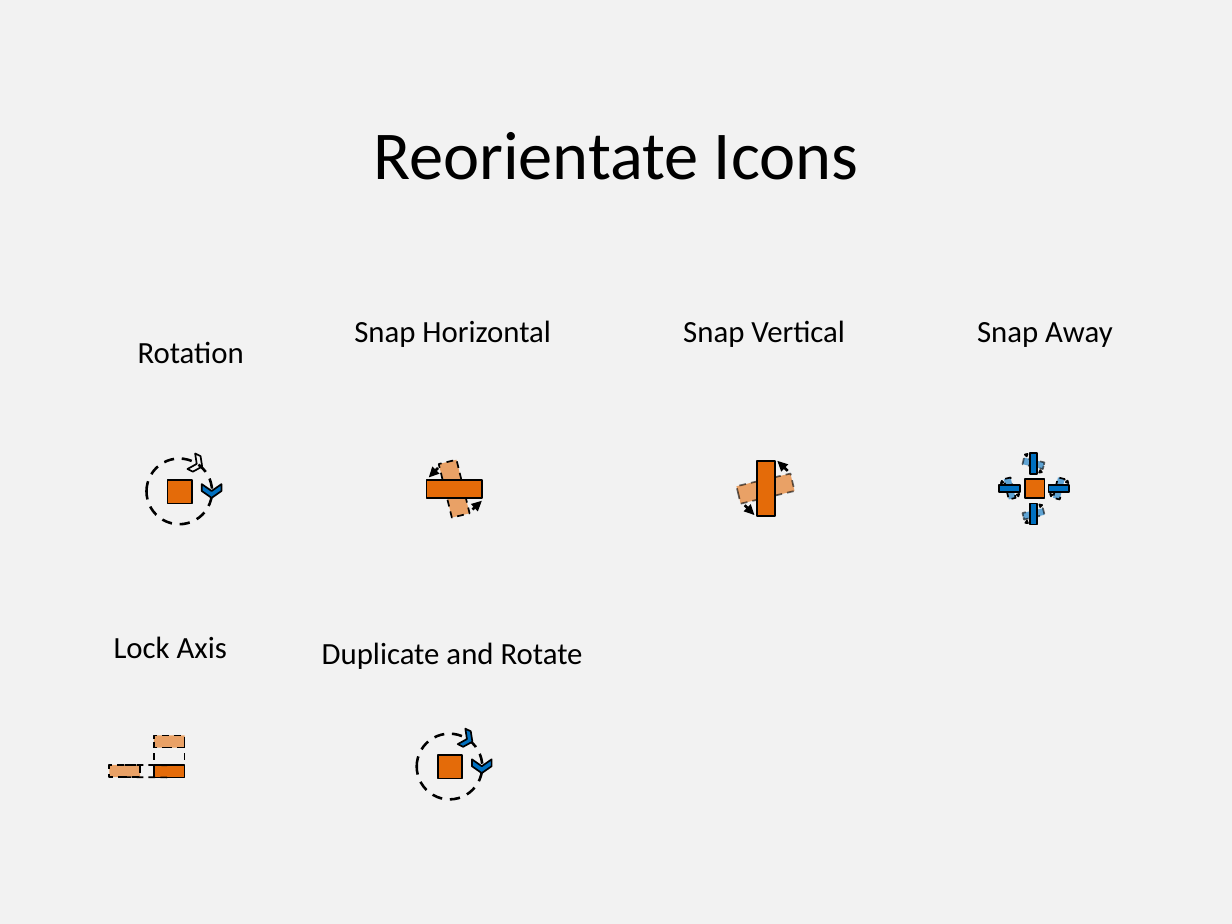
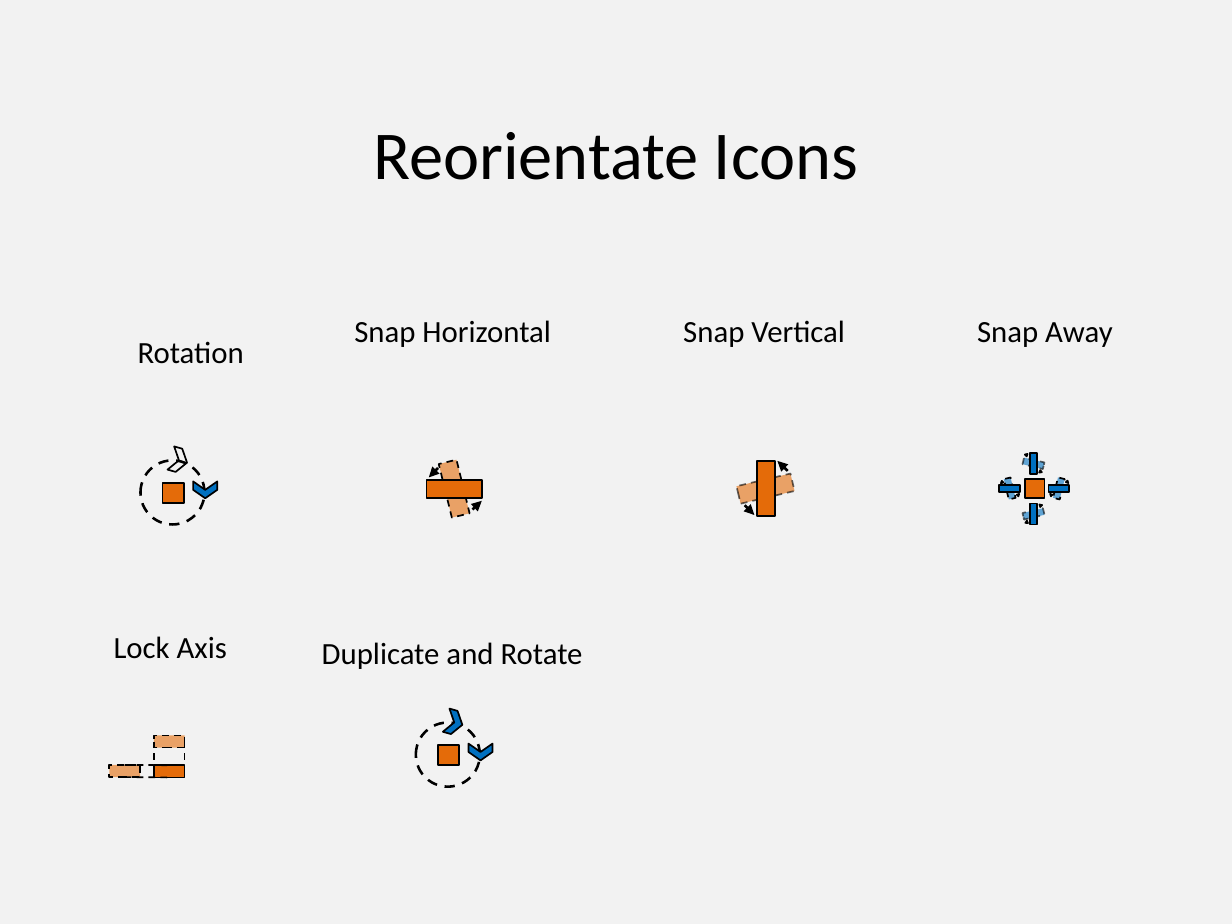
Before and after one commit to PowerPointLabs/PowerPointLabs, a slide deck: slide 6 of doc/Icons-PositionsLab.pptx. Drawn at 1232x924 pixels with LibreOffice and Linux fonts; fonts in the diff are those of the drawing. Boxes give left, top, right and bottom in pixels: in the first picture for what was removed or moved away, otherwise in the second. Text is boxed around its words. In the diff, an @@ line names an element or a change of style, - is before the commit and + after.

```diff
--- a/doc/Icons-PositionsLab.pptx
+++ b/doc/Icons-PositionsLab.pptx
@@ chevron at box(167, 447, 190, 475): rotation 26 to 15 degrees @@
@@ ellipse: place and size @@
-ellipse at box(147, 458, 212, 524)
+ellipse at box(140, 461, 205, 525)
@@ rectangle: place and size @@
-rectangle at box(168, 480, 192, 504)
+rectangle at box(163, 483, 184, 504)
@@ chevron: place and size @@
-chevron at box(201, 485, 221, 498)
+chevron at box(193, 482, 218, 499)
@@ chevron at box(443, 709, 466, 737): rotation 26 to 15 degrees @@
@@ ellipse: place and size @@
-ellipse at box(416, 734, 482, 800)
+ellipse at box(416, 722, 480, 786)
@@ rectangle: place and size @@
-rectangle at box(437, 755, 462, 779)
+rectangle at box(437, 745, 458, 766)
@@ chevron: place and size @@
-chevron at box(471, 760, 491, 773)
+chevron at box(468, 744, 493, 761)
```
Also in this commit, not shown: 2 other files.
